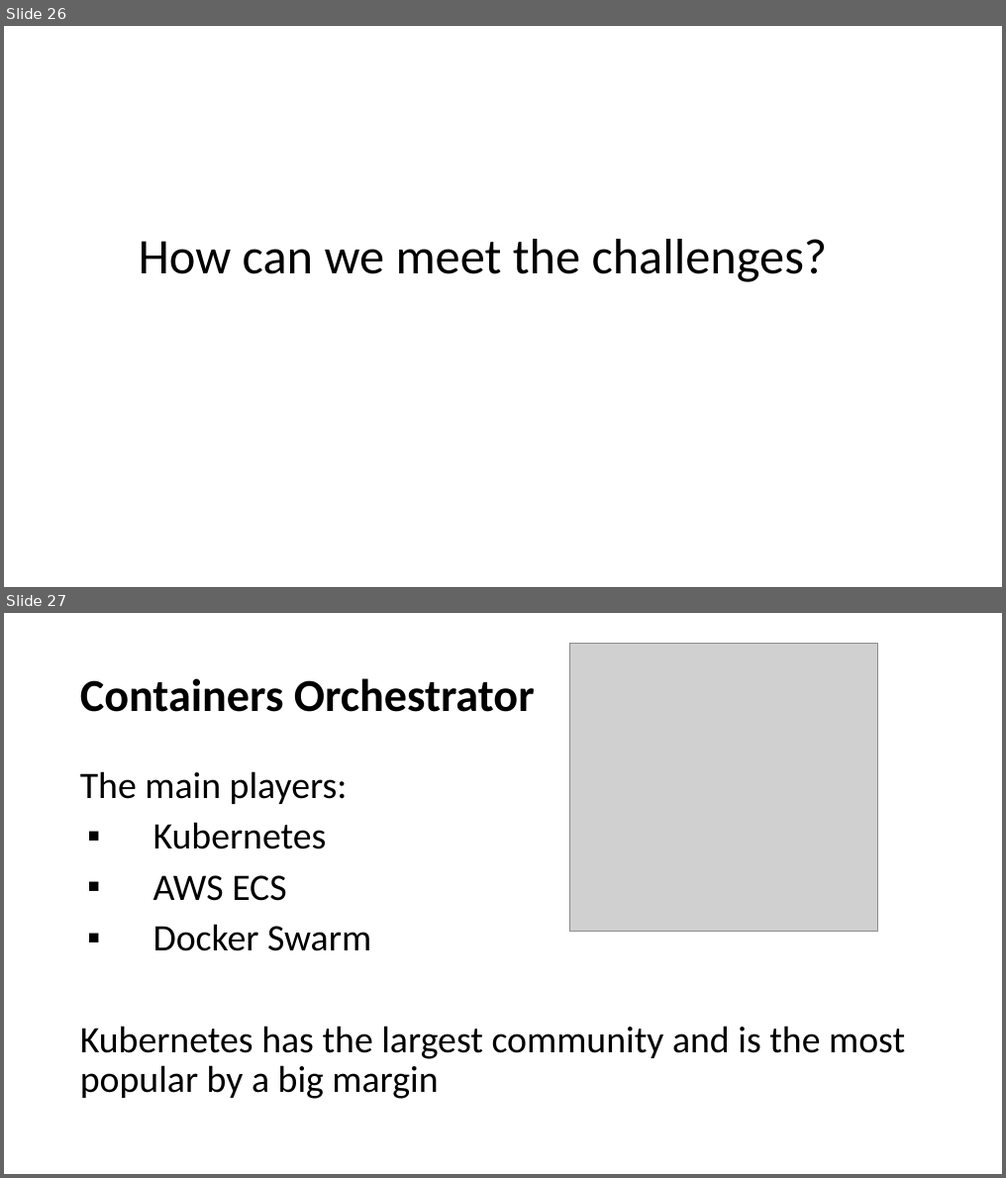
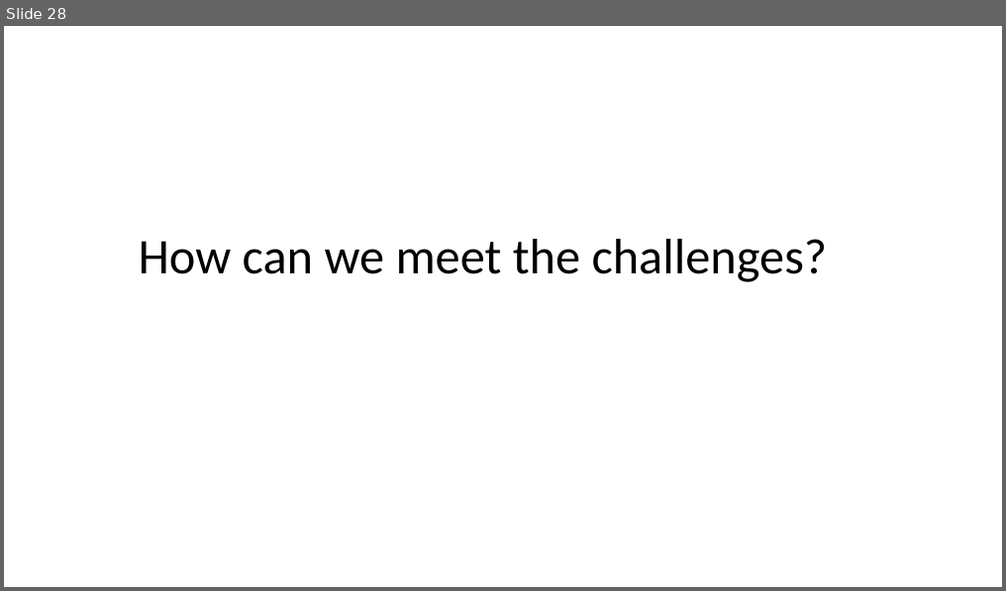
Before and after one commit to eylonmalin/k8s-training, a slide deck: day-1/Using Kubernetes Day 1.pptx. Shown one above the other, each under a label of ours: slides 26 and 27 before the commit, slide 28 after it. The pictures are 1006x1178 and 1006x591 pixels, drawn with LibreOffice and Linux fonts; fonts in the diff are those of the drawing; grey boxes stand for pictures. Boxes give left, top, right and bottom in pixels: in the first picture for what was removed or moved away, otherwise in the second. Text is boxed around its words. In the diff, an @@ line names an element or a change of style, - is before the commit and + after.

```diff
--- a/day-1/Using Kubernetes Day 1.pptx
+++ b/day-1/Using Kubernetes Day 1.pptx
@@ slide 27 removed at bbox=[4, 613, 1002, 1174], background #FFFFFF @@
@@ picture removed at bbox=[569, 643, 877, 931] @@
@@ title removed at bbox=[80, 678, 535, 712] @@
-Containers Orchestrator
@@ text removed at bbox=[80, 771, 905, 1099] @@
-The main players:
-▪ Kubernetes
-▪ AWS ECS
-▪ Docker Swarm
-Kubernetes has the largest community and is the most popular by a big margin
@@ what was slide 26 is now slide 28 @@
```
Also in this commit, not shown: 4 slides changed, 5 slides added, 1 other slide removed.
